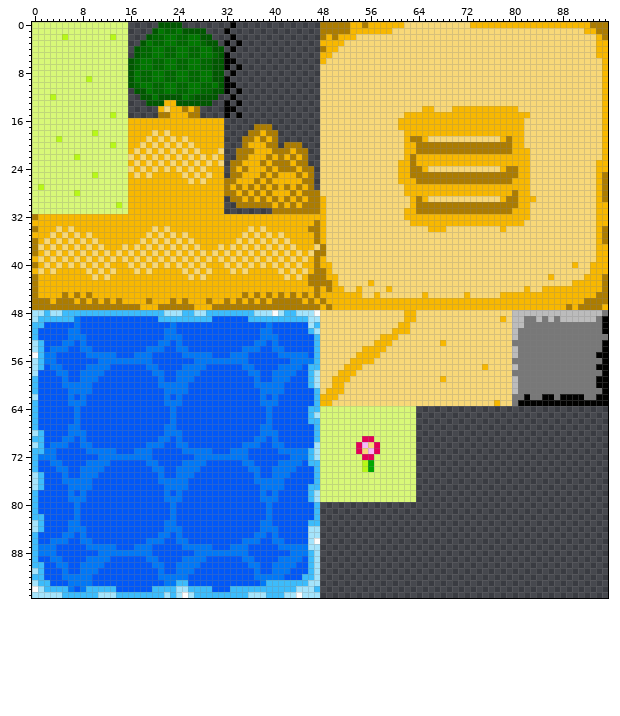
One commit to this sprite sheet: assets/map/spritesheet.png. This is how it looked before the edit.
The file is 96x96 pixels. Colours within 5 levels of each other are drawn and written as one.
The same view after the edit:
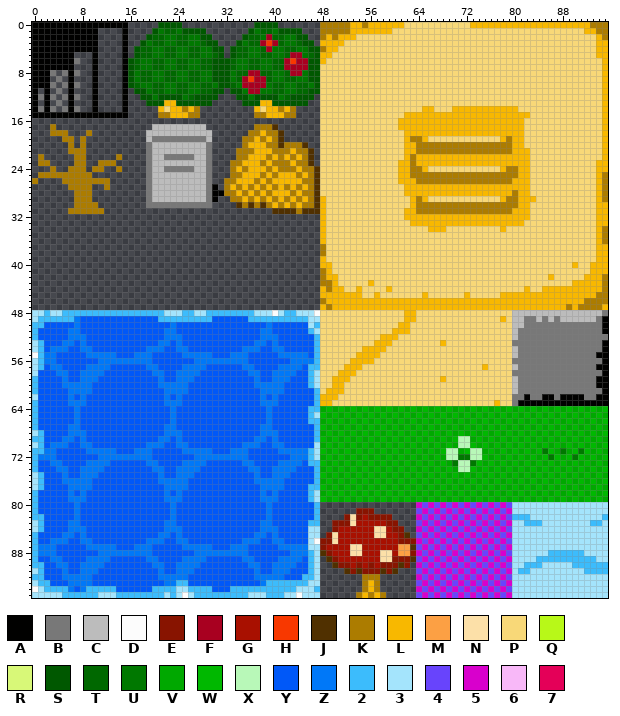
Palette (. is transparent): A #010100  B #787878  C #bcbcbc  D #fcfcfc  E #881400  F #a80020  G #a81000  H #f83800  J #503000  K #ac7c00  L #f8b800  M #fca044  N #fce0a8  P #f8d878  Q #b8f818  R #d8f878  S #005800  T #006800  U #007800  V #00a800  W #00b800  X #b8f8b8  Y #0058f8  Z #0078f8  2 #3cbcfc  3 #a4e4fc  4 #6844fc  5 #d800cc  6 #f8b8f8  7 #e40058
The exact change:
Changed rows in their new state; - is an unchanged pixel.
first column x 0:
 0 AAAAAAAAAAAAAAAA-----------------.---SSSS-------
 1 AAAAAAAAAAA....A----------------.---SUTTUSSSS---
 2 AAAAAAAAAAA....A-----------------.-STTUFTTUUSS--
 3 AAAAAAAAAAA....A----------------.-SUTTFHFTUUTSS-
 4 AAAAAAAAAAA....A-----------------STTUUTFUUTTUUSS
 5 AAAAAAA...A....A----------------.STTUUTTUUTFFUTS
 6 AAAAAAAB..A....A----------------STUUTTUUTTFHFFSS
 7 AAAAAAA...A....A----------------STUUTTUUTTFFFFSS
 8 AAAB.BAB..A....A----------------SUTTFFTTUUTFFUSS
 9 AAA.B.A...A....A----------------SUTFHFFTUUTTUUSS
10 AAAB.BAB..A....A----------------STUFFFFUTTUUTTUS
11 A.A.B.A...A....A----------------.SSUFFUUTTUUTTSS
12 ABAB.BAB..A....A-----------------.SSUSSSSUTSSSS-
13 A.A.B.A...A....A----------------.-.SSSLLSSSSSS--
14 ABAB.BAB..A....A----------------..---LPLLKLK----
15 AAAAAAAAAAAAAAAA----------------.-.--KKLLLKK----
16 ................................----------------
17 ...K................CCCCCCCCC...--------J-------
18 ...KKK...K.........CCCCCCCCCCC..---------J------
19 .....KK.K..........CBBBBBBBBBC..---------J------
20 ......K.K..........BCCCCCCCCCB..---------J---J--
21 ......KKK..........BCCCCCCCCCB..--------------J-
22 .K.....KK.....K....BCCBBBBBCCB..--------------J-
23 .KK....KK..KKK.....BCCCCCCCCCB..--------------J-
24 ...K..KKK.KK..K....BCCBBBBBCCB..---------------J
25 .KKKKKKKKK.........BCCCCCCCCCB..---------------J
26 K....KKKKKKKK......BCCCCCCCCCB..---------------J
27 ......KKKK..K......BCCCCCCCCCBA.---------------J
28 .......KKK.........BCCCCCCCCCBAA---------------J
29 .......KKK.........BCCCCCCCCCBA.---------------J
30 .......KKKK........BBBBBBBBBBB..--J-J-J--------J
31 ......KKKKKK....................--------JJJJ-JJJ
32 ................................................
33 ................................................
34 ................................................
35 ................................................
36 ................................................
37 ................................................
38 ................................................
39 ................................................
40 ................................................
41 ................................................
42 ................................................
43 ................................................
44 ................................................
45 ................................................
46 ................................................
47 ................................................
first column x 48:
64 VWVWVWVWVWVWVWVWVWVWVWVWVWVWVWVWVWVWVWVWVWVWVWVW
65 WVWVWVWVWVWVWVWVWVWVWVWVWVWVWVWVWVWVWVWVWVWVWVWV
66 VWVWVWVWVWVWVWVWVWVWVWVWVWVWVWVWVWVWVWVWVWVWVWVW
67 WVWVWVWVWVWVWVWVWVWVWVWVWVWVWVWVWVWVWVWVWVWVWVWV
68 VWVWVWVWVWVWVWVWVWVWVWVWVWVWVWVWVWVWVWVWVWVWVWVW
69 WVWVWVWVWVWVWVWVWVWVWVWXXVWVWVWVWVWVWVWVWVWVWVWV
70 VWVWVWVWVWVWVWVWVWVWVWVXXWVWVWVWVWVWVWVWVWVWVWVW
71 WVWVWVWVWVWVWVWVWVWVWXXVWXXVWVWVWVWVWUWVUVWUWVWV
72 VWVWVWVWVWVWVWVWVWVWVXXUUXXWVWVWVWVWVWUWVWUWVWVW
73 WVWVWVWVWVWVWVWVWVWVWVUXXUWVWVWVWVWVWVWVWVWVWVWV
74 VWVWVWVW-WVWVWVWVWVWVWVXXWVWVWVWVWVWVWVWVWVWVWVW
75 WVWVWVWVWVWVWVWVWVWVWVWVWVWVWVWVWVWVWVWVWVWVWVWV
76 VWVWVWVWVWVWVWVWVWVWVWVWVWVWVWVWVWVWVWVWVWVWVWVW
77 WVWVWVWVWVWVWVWVWVWVWVWVWVWVWVWVWVWVWVWVWVWVWVWV
78 VWVWVWVWVWVWVWVWVWVWVWVWVWVWVWVWVWVWVWVWVWVWVWVW
79 WVWVWVWVWVWVWVWVWVWVWVWVWVWVWVWVWVWVWVWVWVWVWVWV
80 ----------------54545454545454543333333333333333
81 ------EEE-------45454545454545453333333333333333
82 ----ENEGEEEE----54545454545454542223333333333332
83 --EEENGGGGGEE---45454545454545453322233333333223
84 --EGGGGGGNNGEE--54545454545454543333333333333333
85 -ENGGGGGGNNGGEJ-45454545454545453333333333333333
86 EENGGGGGGGGGGEEE54545454545454543333333333333333
87 EGGGGNNGGGGGGMMJ45454545454545453333333333333333
88 JEGGGNNGGGNNGMME54545454545454543333332222223333
89 -JEGGGGGGGNNEEEJ45454545454545453333222222222233
90 --JEEGEGEGEEEJE-54545454545454543322233333222222
91 ----JEJEEEJEJ---45454545454545453223333333332222
92 -------KKK------54545454545454543333333333333333
93 -------KLK------45454545454545453333333333333333
94 -------KLK------54545454545454543333333333333333
95 ------KLKLK-----45454545454545453333333333333333
